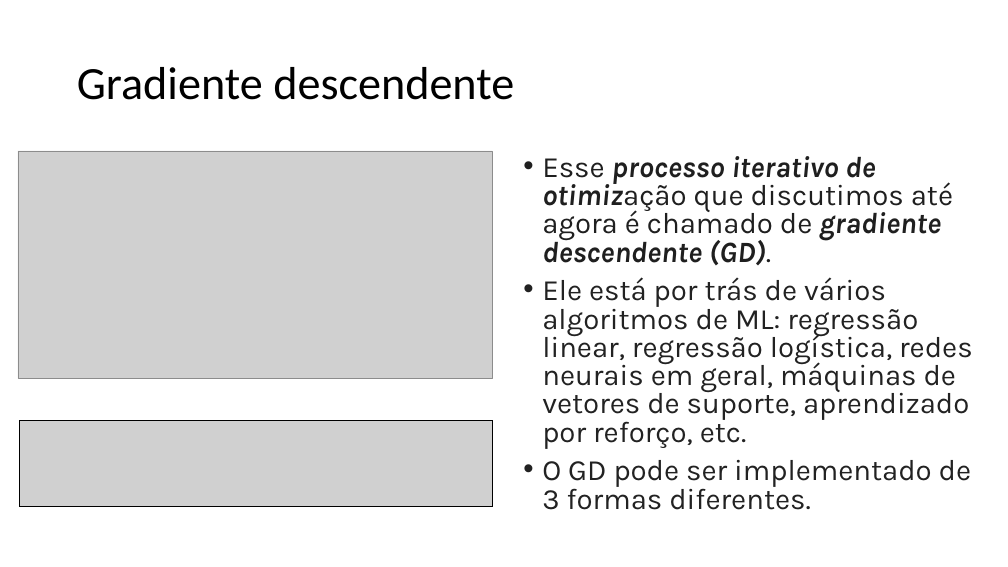
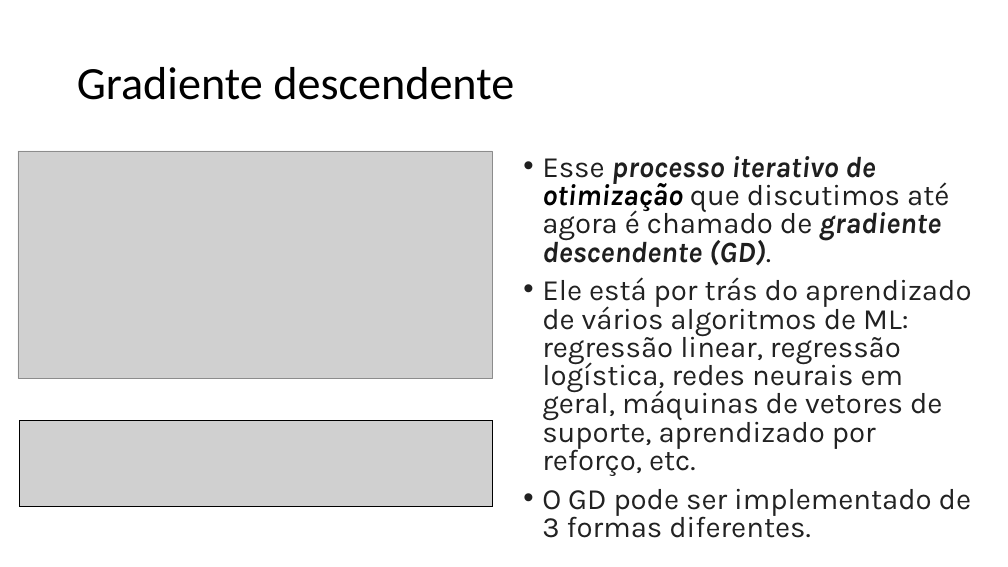
Before and after one commit to zz4fap/tp557-iot-ml, a slide deck: slide 19 of slides/TP557_6_Minimizando_o_erro.pptx. Drawn at 1008x567 pixels with LibreOffice and Linux fonts; fonts in the diff are those of the drawing; grey boxes stand for pictures. Boxes give left, top, right and bottom in pixels: in the first picture for what was removed or moved away, otherwise in the second. Text is boxed around its words. In the diff, an @@ line names an element or a change of style, - is before the commit and + after.

Commit message:
update of slides

```diff
--- a/slides/TP557_6_Minimizando_o_erro.pptx
+++ b/slides/TP557_6_Minimizando_o_erro.pptx
@@ text at (542,156,949,265): text colour #1F1F1F to #000000, bold on, italic on in "otimização" @@
@@ text at (542,277,971,476): text changed @@
-• Ele está por trás de vários algoritmos de ML: regressão linear, regressão logística, redes neurais em geral, máquinas de vetores de suporte, aprendizado por reforço, etc.
+• Ele está por trás do aprendizado de vários algoritmos de ML: regressão linear, regressão logística, redes neurais em geral, máquinas de vetores de suporte, aprendizado por reforço, etc.
```
Also in this commit, not shown: 2 other slides changed.
